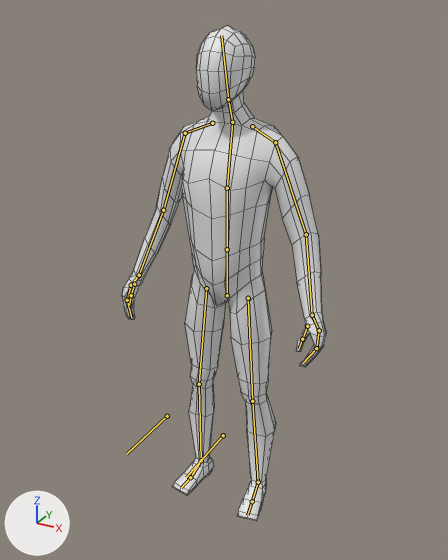
Before and after pictures for a commit that changed the Blender file BasicModel.blend.
Rendered twice from a 50 mm camera at (0.752, -1.386, 1.425) aimed at (-0.006, -0.008, 0.736). Arrows for +X, +Y and +Z are at lower left; the lights stay in place. The bones that bend it are drawn over the model as lines. Mesh edges are drawn as thin lines.

Names of what the first picture shows: 'Body'.
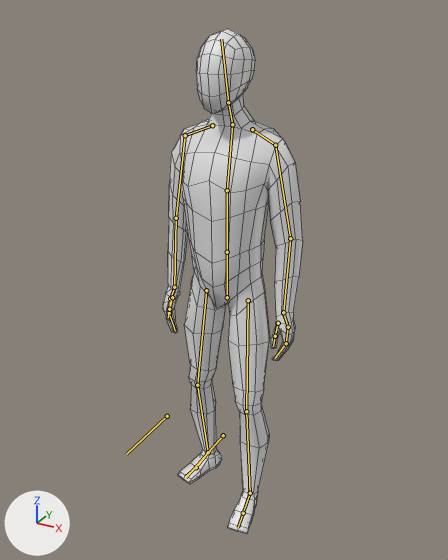
The newer file adds an action. The first version stands in its rest pose; the second is drawn at frame 1 of the action 'Idle'.

The change, as a list of edits to the scene's bpy script:
```text
Change bone_hips:
    where bone_hips = bpy.data.objects['Armature'].pose.bones['Hips']
    bone_hips.location: (0.0, 0.0, 0.0) -> (0.0, -0.007, 0.0)
Change bone_upperarm_l:
    where bone_upperarm_l = bpy.data.objects['Armature'].pose.bones['UpperArm.L']  # child of 'Shoulder.L'
    bone_upperarm_l.rotation_quaternion: (1.0, 0.0, 0.0, 0.0) -> (0.996, 0.0, 0.005, -0.088)  # degrees (0, 0, 0) -> degrees (0, 1, -10)
Change bone_lowerarm_l:
    where bone_lowerarm_l = bpy.data.objects['Armature'].pose.bones['LowerArm.L']  # child of 'UpperArm.L'
    bone_lowerarm_l.rotation_quaternion: (1.0, 0.0, 0.0, 0.0) -> (0.993, -0.102, -0.011, -0.05)  # degrees (0, 0, 0) -> degrees (-12, -2, -6)
Change bone_finger01_l:
    where bone_finger01_l = bpy.data.objects['Armature'].pose.bones['Finger01.L']  # child of 'Hand.L'
    bone_finger01_l.rotation_quaternion: (1.0, 0.0, 0.0, 0.0) -> (0.994, 0.0, 0.052, 0.096)  # degrees (0, 0, 0) -> degrees (1, 6, 11)
Change bone_finger02_l:
    where bone_finger02_l = bpy.data.objects['Armature'].pose.bones['Finger02.L']  # child of 'Finger01.L'
    bone_finger02_l.rotation_quaternion: (1.0, 0.0, 0.0, 0.0) -> (0.995, -0.011, 0.071, 0.064)  # degrees (0, 0, 0) -> degrees (-1, 8, 7)
Change bone_thumb01_l:
    where bone_thumb01_l = bpy.data.objects['Armature'].pose.bones['Thumb01.L']  # child of 'Hand.L'
    bone_thumb01_l.rotation_quaternion: (1.0, 0.0, 0.0, 0.0) -> (0.98, 0.0, 0.132, 0.151)  # degrees (0, 0, 0) -> degrees (2, 15, 18)
Change bone_upperarm_r:
    where bone_upperarm_r = bpy.data.objects['Armature'].pose.bones['UpperArm.R']  # child of 'Shoulder.R'
    bone_upperarm_r.rotation_quaternion: (1.0, 0.0, 0.0, 0.0) -> (0.996, 0.0, -0.005, 0.088)  # degrees (0, 0, 0) -> degrees (0, -1, 10)
Change bone_lowerarm_r:
    where bone_lowerarm_r = bpy.data.objects['Armature'].pose.bones['LowerArm.R']  # child of 'UpperArm.R'
    bone_lowerarm_r.rotation_quaternion: (1.0, 0.0, 0.0, 0.0) -> (0.993, -0.102, 0.011, 0.05)  # degrees (0, 0, 0) -> degrees (-12, 2, 6)
Change bone_finger01_r:
    where bone_finger01_r = bpy.data.objects['Armature'].pose.bones['Finger01.R']  # child of 'Hand.R'
    bone_finger01_r.rotation_quaternion: (1.0, 0.0, 0.0, 0.0) -> (0.994, 0.0, -0.052, -0.096)  # degrees (0, 0, 0) -> degrees (1, -6, -11)
Change bone_finger02_r:
    where bone_finger02_r = bpy.data.objects['Armature'].pose.bones['Finger02.R']  # child of 'Finger01.R'
    bone_finger02_r.rotation_quaternion: (1.0, 0.0, 0.0, 0.0) -> (0.995, -0.011, -0.071, -0.064)  # degrees (0, 0, 0) -> degrees (-1, -8, -7)
Change bone_thumb01_r:
    where bone_thumb01_r = bpy.data.objects['Armature'].pose.bones['Thumb01.R']  # child of 'Hand.R'
    bone_thumb01_r.rotation_quaternion: (1.0, 0.0, 0.0, 0.0) -> (0.98, 0.0, -0.132, -0.151)  # degrees (0, 0, 0) -> degrees (2, -15, -18)
Change bone_legik_l:
    where bone_legik_l = bpy.data.objects['Armature'].pose.bones['LegIK.L']
    bone_legik_l.location: (0.0, 0.0, 0.0) -> (0.0, -0.057, 0.0)
    bone_legik_l.rotation_quaternion: (1.0, 0.0, 0.0, 0.0) -> (0.999, 0.0, -0.038, -0.018)  # degrees (0, 0, 0) -> degrees (0, -4, -2)
Change bone_legik_r:
    where bone_legik_r = bpy.data.objects['Armature'].pose.bones['LegIK.R']
    bone_legik_r.location: (0.0, 0.0, 0.0) -> (0.0, 0.046, 0.0)
    bone_legik_r.rotation_quaternion: (1.0, 0.0, 0.0, 0.0) -> (0.994, -0.003, 0.09, -0.064)  # degrees (0, 0, 0) -> degrees (-1, 10, -7)
```

Pixel boxes (x1, y1, x2, y2) of what changed, in the pictures (448 x 560 px):
'Body', posed (31% narrower)
    before: (122, 26, 326, 521)
    after: (163, 29, 303, 534)
bone 'Hips', root to tip
    before: (227, 295) to (227, 249)
    after: (227, 297) to (227, 252)
bone 'UpperArm.L', root to tip
    before: (275, 142) to (306, 234)
    after: (275, 145) to (290, 238)
bone 'LowerArm.L', root to tip
    before: (306, 234) to (312, 315)
    after: (290, 238) to (283, 312)
bone 'Finger01.L', root to tip
    before: (319, 330) to (316, 348)
    after: (288, 327) to (286, 343)
bone 'Finger02.L', root to tip
    before: (316, 348) to (302, 363)
    after: (286, 343) to (275, 358)
bone 'Thumb01.L', root to tip
    before: (307, 326) to (302, 339)
    after: (278, 323) to (275, 336)
bone 'UpperArm.R', root to tip
    before: (185, 133) to (163, 210)
    after: (185, 135) to (176, 218)
bone 'LowerArm.R', root to tip
    before: (163, 210) to (139, 275)
    after: (176, 218) to (174, 287)
bone 'Finger01.R', root to tip
    before: (131, 285) to (127, 300)
    after: (170, 298) to (169, 313)
bone 'Finger02.R', root to tip
    before: (127, 300) to (131, 317)
    after: (169, 313) to (175, 330)
bone 'Thumb01.R', root to tip
    before: (134, 284) to (131, 295)
    after: (172, 297) to (169, 309)
